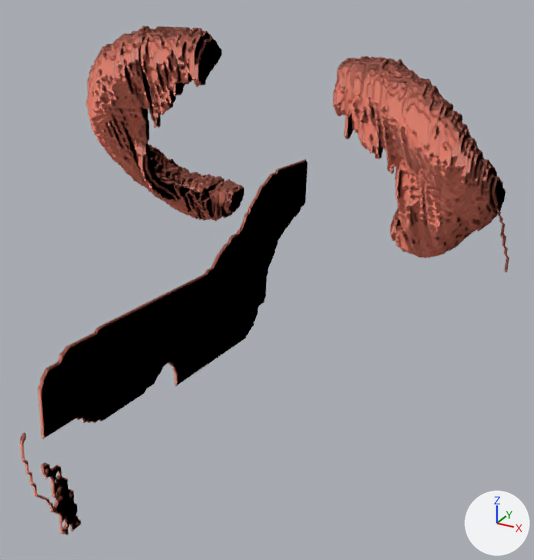
Before and after pictures for a commit that changed the glTF model assets/lion_hippocampus_surface.glb.
Rendered twice from a 50 mm camera at (41.4, -62.0, -48.2) aimed at (8.9, -2.8, -77.8). The axes (+X, +Y, +Z) are drawn at lower right. The lights are the same throughout. The picture after the commit comes second.

The first picture shows 'geometry_0'.
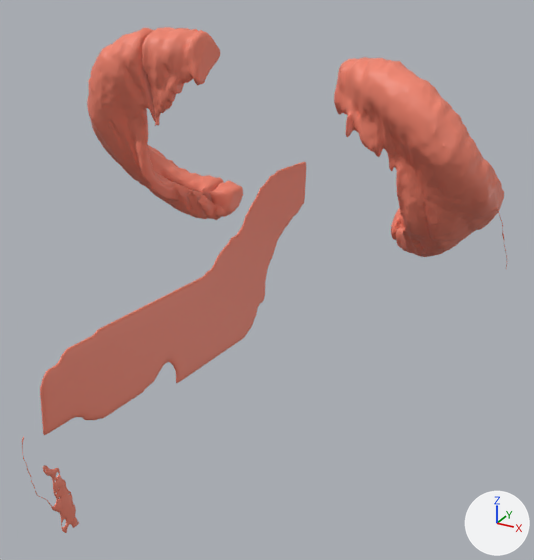
Location of each change, (x1, y1, x2, y2) in pixels of the pictures (534 x 560 px; the box of a moved part takes in the faces that stretch with it):
```json
{"object": "geometry_0", "change": "reshaped, shading changed", "before": [20, 26, 509, 535], "after": [22, 27, 507, 533]}
{"part": 1, "of": "me_geometry_0", "change": "moved or reshaped", "before": [20, 159, 308, 535], "after": [22, 162, 306, 533]}
{"part": 2, "of": "me_geometry_0", "change": "shading changed", "before": [56, 175, 302, 412], "after": [56, 175, 302, 412]}
{"part": 3, "of": "me_geometry_0", "change": "shading changed", "before": [206, 53, 212, 66], "after": [206, 53, 212, 66]}
```

Edits to the scene script, one JSON object a line:
```json
{"block": "me_geometry_0", "where": "# used by ob_geometry_0; location = (0.0, 0.0, 0.0)"}
{"op": "remove", "block": "me_geometry_0", "code": "me_geometry_0.from_pydata(...)  # 45393 vertices, 90834 faces; spans x -22.2..29.4, y -31.3..23.7, z -92.6..-55.4"}
{"op": "add", "block": "me_geometry_0", "code": "me_geometry_0.from_pydata(...)  # 45393 vertices, 90834 faces; spans x -22.2..29.2, y -31.1..23.6, z -92.4..-55.6"}
{"block": "me_geometry_0", "change": "me_geometry_0 part 1: 1573 of 45393 vertices moved; they spanned x 3.6..3.9, y -31.3..16.6, z -92.6..-70.0 and now span x 3.6..3.8, y -31.1..16.3, z -92.4..-70.2; mean shift (0.0, 0.0, 0.0); largest move (3.7, -11.9, -86.8) -> (3.7, -11.7, -86.5)"}
{"block": "me_geometry_0", "change": "me_geometry_0 part 2: 11788 of the faces centred in x 3.6..3.9, y -27.2..14.7, z -86.0..-71.7 are now shaded flat"}
{"block": "me_geometry_0", "change": "me_geometry_0 part 3: 124 of the faces centred in x -11.4..-5.4, y 6.6..10.3, z -59.6..-57.4 are now shaded flat"}
{"block": "me_geometry_0", "change": "other edits to the shape of me_geometry_0 do not show in these pictures"}
```
